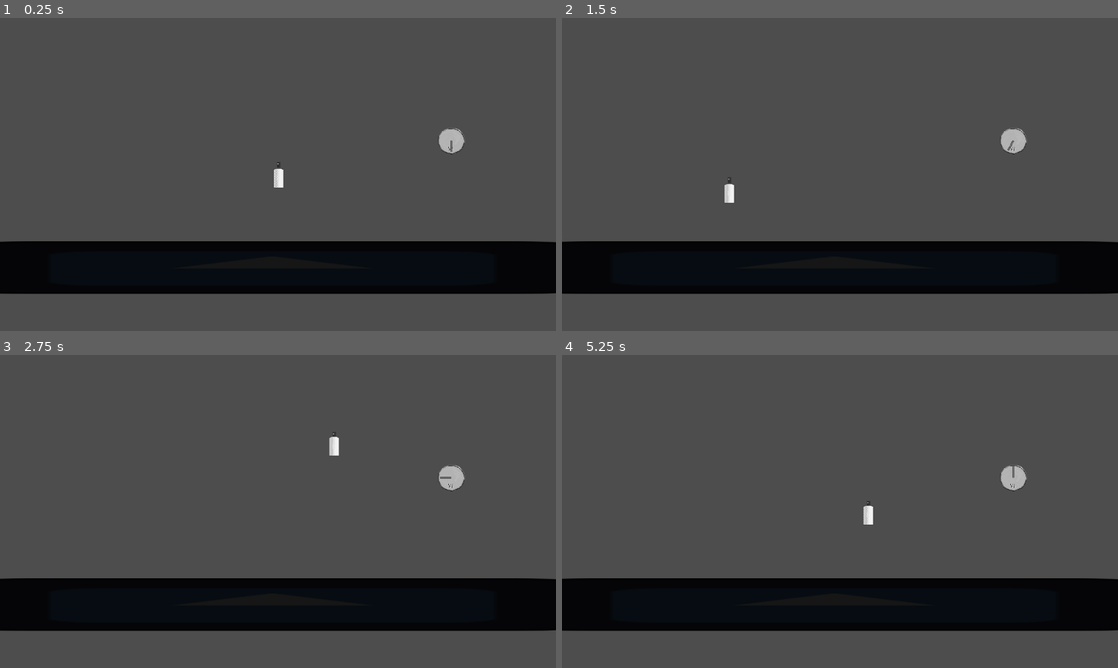
Above: before the commit, frames 1-4 (two rows, left to right).
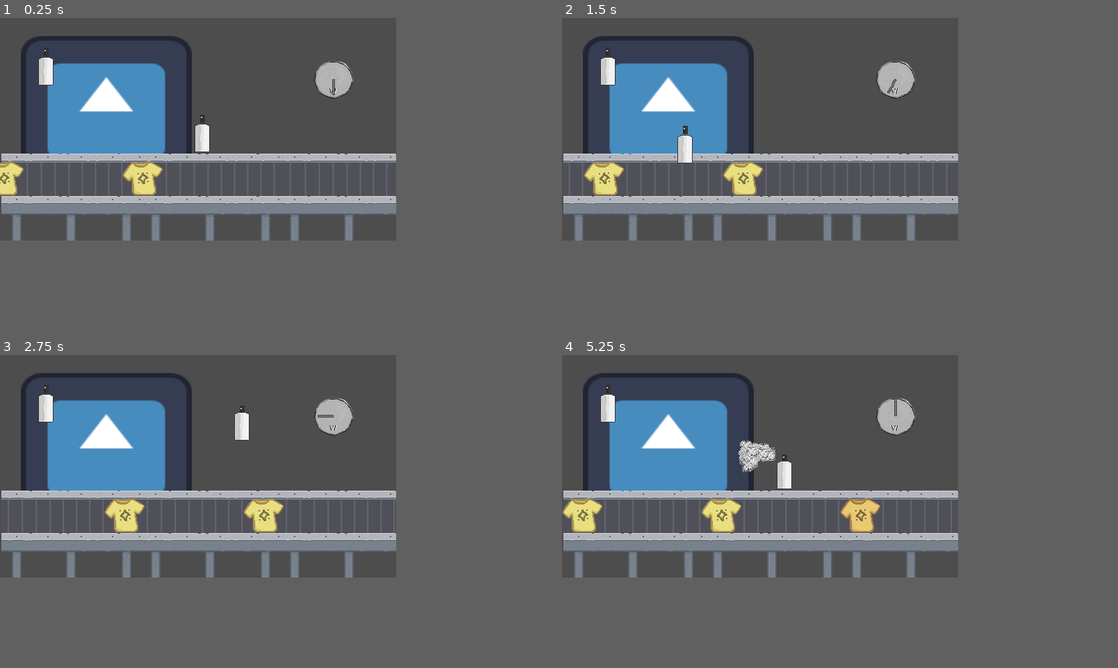
Above: after the commit, the same moments.

Repository: B1nus/chemicals-please
Game: Godot game, scene res://scenes/main.tscn
The game is run twice, just before and just after one commit, with the same random seed, the same clock (stepped at 60 frames per second) and the same inputs. The engine's default icon, where the game draws it, is replaced by a stand-in: a white triangle on a blue panel in a dark square.
Inputs (mouse positions are in pixels of both pictures, inside the frame that each line leads up to):
- Up to frame 1 (0.25 s): no input
- Up to frame 2 (1.5 s): move the mouse to (962, 158) at 0.52 s; press the mouse at (962, 158) at 0.53 s; move the mouse to (728, 190) at 1.27 s; release the mouse at (728, 190) at 1.28 s; click (728, 190) at 1.35 s
- Up to frame 3 (2.75 s): move the mouse to (333, 442) at 2.02 s; press the mouse at (333, 442) at 2.03 s
- Up to frame 4 (5.25 s): move the mouse to (812, 574) at 2.77 s; release the mouse at (812, 574) at 2.78 s; click (812, 574) at 2.85 s; move the mouse to (1006, 558) at 3.52 s; press the mouse at (1006, 558) at 3.53 s; move the mouse to (673, 464) at 4.27 s; release the mouse at (673, 464) at 4.28 s; click (673, 464) at 4.35 s; move the mouse to (867, 511) at 5.02 s; press the mouse at (867, 511) at 5.03 s
In our replay, the window is 800x450 before the commit and 570x320 after it. These sizes can differ from the game's own. Grey fills any space a smaller window leaves; there, only what the larger window draws over its background counts as a difference.

The runs differ from the first frame. In frame 1, 34% of the frame differs, in the area x 0-100%, y 5-89%; in frame 2, 35%; in frame 3, 35%; in frame 4, 36%.
Error before the commit: Cannot call method 'instantiate' on a null value. (res://scripts/conveyor_belt.gd:17)

Commit message:
Shelf

Diff:
--- a/project.godot
+++ b/project.godot
@@ -15,8 +15,14 @@
 config/features=PackedStringArray("4.4", "Forward Plus")
 config/icon="res://icon.svg"
 
+[autoload]
+
+Global="*res://scripts/global.gd"
+
 [display]
 
+window/size/viewport_width=570
+window/size/viewport_height=320
 window/stretch/mode="viewport"
 
 [input]
--- a/scenes/conveyor_belt.tscn
+++ b/scenes/conveyor_belt.tscn
@@ -1,24 +1,42 @@
-[gd_scene load_steps=4 format=3 uid="uid://qoh5gl78brur"]
+[gd_scene load_steps=6 format=3 uid="uid://qoh5gl78brur"]
 
 [ext_resource type="Script" uid="uid://bk2r37njd7vbi" path="res://scripts/conveyor_belt.gd" id="1_a4ohy"]
-[ext_resource type="Texture2D" uid="uid://bx80i8qwc1kfh" path="res://icon.svg" id="2_r4k1w"]
 [ext_resource type="AudioStream" uid="uid://24ck8hpu6i1d" path="res://assets/audio/conveyor.ogg" id="3_4dsgs"]
+[ext_resource type="Texture2D" uid="uid://bj7ki2xoox08m" path="res://assets/textures/conveyorbelt.png" id="3_it644"]
+[ext_resource type="Texture2D" uid="uid://cm0qw8f81jt4" path="res://assets/textures/conveyor_bottom.png" id="4_03uyg"]
+[ext_resource type="Texture2D" uid="uid://bxt71n204ije0" path="res://assets/textures/conveyor_top.png" id="4_it644"]
 
 [node name="ConveyorBelt" type="Node2D"]
 script = ExtResource("1_a4ohy")
 
-[node name="Sprite2D" type="Sprite2D" parent="."]
-modulate = Color(0.0885599, 0.0885599, 0.0885599, 1)
-position = Vector2(671, 1)
-scale = Vector2(10.5117, 0.851562)
-texture = ExtResource("2_r4k1w")
-
 [node name="End" type="Marker2D" parent="."]
 position = Vector2(1333, 0)
-
-[node name="Clothes" type="Node2D" parent="."]
 
 [node name="AudioStreamPlayer" type="AudioStreamPlayer" parent="."]
 stream = ExtResource("3_4dsgs")
 autoplay = true
 parameters/looping = true
+
+[node name="Belt" type="Sprite2D" parent="."]
+texture_repeat = 2
+position = Vector2(599, 4)
+texture = ExtResource("3_it644")
+region_enabled = true
+region_rect = Rect2(0, 0, 1200, 50)
+
+[node name="Bottom" type="Sprite2D" parent="."]
+texture_repeat = 2
+position = Vector2(599, 66)
+texture = ExtResource("4_03uyg")
+region_enabled = true
+region_rect = Rect2(0, 0, 1200, 94)
+
+[node name="Top" type="Sprite2D" parent="."]
+texture_filter = 1
+texture_repeat = 2
+position = Vector2(599, -28)
+texture = ExtResource("4_it644")
+region_enabled = true
+region_rect = Rect2(0, 0, 1200, 14)
+
+[node name="Clothes" type="Node2D" parent="."]
--- a/scenes/main.tscn
+++ b/scenes/main.tscn
@@ -2,9 +2,9 @@
 
 [ext_resource type="Script" uid="uid://ct3a8d0fo4njq" path="res://scripts/main.gd" id="1_h2yge"]
 [ext_resource type="PackedScene" uid="uid://qoh5gl78brur" path="res://scenes/conveyor_belt.tscn" id="1_ig7tw"]
-[ext_resource type="PackedScene" uid="uid://c0pu61plgeknt" path="res://scenes/spray_bottle.tscn" id="2_0xm2m"]
 [ext_resource type="PackedScene" uid="uid://b4j0xitll0uj8" path="res://scenes/clock.tscn" id="4_1bvp3"]
 [ext_resource type="PackedScene" uid="uid://esp3sh2kg77s" path="res://scenes/paper_scene.tscn" id="5_lquwl"]
+[ext_resource type="PackedScene" uid="uid://bxss76xputipd" path="res://scenes/shelf.tscn" id="6_tefeu"]
 
 [node name="Main" type="Control"]
 layout_mode = 3
@@ -13,14 +13,16 @@
 anchor_bottom = 1.0
 grow_horizontal = 2
 grow_vertical = 2
+mouse_filter = 2
 script = ExtResource("1_h2yge")
 day_time = 10.0
 
+[node name="Shelf" parent="." instance=ExtResource("6_tefeu")]
+position = Vector2(153, 131)
+
 [node name="ConveyorBelt" parent="." instance=ExtResource("1_ig7tw")]
-position = Vector2(-107, 516)
+position = Vector2(3, 229)
 acceleration_scale = 50.0
-
-[node name="SprayBottle" parent="." instance=ExtResource("2_0xm2m")]
 
 [node name="DayTimer" type="Timer" parent="."]
 wait_time = 30.0
@@ -32,9 +34,11 @@
 one_shot = true
 
 [node name="Clock" parent="." instance=ExtResource("4_1bvp3")]
-position = Vector2(937, 255)
+position = Vector2(482, 89)
 
 [node name="PaperScene" parent="." instance=ExtResource("5_lquwl")]
+visible = false
+z_index = 1
 layout_mode = 1
 
 [connection signal="timeout" from="DayTimer" to="." method="_on_day_timer_timeout"]
--- a/scenes/paper_scene.tscn
+++ b/scenes/paper_scene.tscn
@@ -1,6 +1,33 @@
 [gd_scene load_steps=5 format=3 uid="uid://esp3sh2kg77s"]
 
 [ext_resource type="Script" uid="uid://fynfvi5mmk8t" path="res://scripts/paper_scene.gd" id="1_1g4or"]
+
+[sub_resource type="Animation" id="Animation_1g4or"]
+length = 0.001
+tracks/0/type = "value"
+tracks/0/imported = false
+tracks/0/enabled = true
+tracks/0/path = NodePath(".:color")
+tracks/0/interp = 1
+tracks/0/loop_wrap = true
+tracks/0/keys = {
+"times": PackedFloat32Array(0),
+"transitions": PackedFloat32Array(1),
+"update": 0,
+"values": [Color(0, 0, 0, 0)]
+}
+tracks/1/type = "value"
+tracks/1/imported = false
+tracks/1/enabled = true
+tracks/1/path = NodePath("VBoxContainer/Button:modulate")
+tracks/1/interp = 1
+tracks/1/loop_wrap = true
+tracks/1/keys = {
+"times": PackedFloat32Array(0),
+"transitions": PackedFloat32Array(1),
+"update": 0,
+"values": [Color(1, 1, 1, 0)]
+}
 
 [sub_resource type="Animation" id="Animation_7g22y"]
 resource_name = "fade"
@@ -19,7 +46,7 @@
 tracks/1/type = "value"
 tracks/1/imported = false
 tracks/1/enabled = true
-tracks/1/path = NodePath("Button:modulate")
+tracks/1/path = NodePath("VBoxContainer/Button:modulate")
 tracks/1/interp = 1
 tracks/1/loop_wrap = true
 tracks/1/keys = {
@@ -27,33 +54,6 @@
 "transitions": PackedFloat32Array(1, 1),
 "update": 0,
 "values": [Color(1, 1, 1, 0), Color(1, 1, 1, 1)]
-}
-
-[sub_resource type="Animation" id="Animation_1g4or"]
-length = 0.001
-tracks/0/type = "value"
-tracks/0/imported = false
-tracks/0/enabled = true
-tracks/0/path = NodePath(".:color")
-tracks/0/interp = 1
-tracks/0/loop_wrap = true
-tracks/0/keys = {
-"times": PackedFloat32Array(0),
-"transitions": PackedFloat32Array(1),
-"update": 0,
-"values": [Color(0, 0, 0, 0)]
-}
-tracks/1/type = "value"
-tracks/1/imported = false
-tracks/1/enabled = true
-tracks/1/path = NodePath("Button:modulate")
-tracks/1/interp = 1
-tracks/1/loop_wrap = true
-tracks/1/keys = {
-"times": PackedFloat32Array(0),
-"transitions": PackedFloat32Array(1),
-"update": 0,
-"values": [Color(1, 1, 1, 0)]
 }
 
 [sub_resource type="AnimationLibrary" id="AnimationLibrary_c28eh"]
@@ -68,21 +68,23 @@
 anchor_bottom = 1.0
 grow_horizontal = 2
 grow_vertical = 2
+mouse_filter = 2
 color = Color(0, 0, 0, 0)
 script = ExtResource("1_1g4or")
+
+[node name="VBoxContainer" type="VBoxContainer" parent="."]
+layout_mode = 0
+offset_right = 40.0
+offset_bottom = 40.0
+
+[node name="Button" type="Button" parent="VBoxContainer"]
+modulate = Color(1, 1, 1, 0)
+layout_mode = 2
+text = "Go to bed"
 
 [node name="AnimationPlayer" type="AnimationPlayer" parent="."]
 libraries = {
 &"": SubResource("AnimationLibrary_c28eh")
 }
 
-[node name="Button" type="Button" parent="."]
-modulate = Color(1, 1, 1, 0)
-layout_mode = 2
-offset_left = 535.0
-offset_top = 564.0
-offset_right = 618.0
-offset_bottom = 595.0
-text = "Go to bed"
-
-[connection signal="pressed" from="Button" to="." method="_on_button_pressed"]
+[connection signal="pressed" from="VBoxContainer/Button" to="." method="_on_button_pressed"]
--- a/scenes/parti.tscn
+++ /dev/null
@@ -1,3 +0,0 @@
-[gd_scene format=3 uid="uid://bv85vgoi1jvf8"]
-
-[node name="Parti" type="GPUParticles2D"]
--- /dev/null
+++ b/scenes/shelf.tscn
@@ -0,0 +1,30 @@
+[gd_scene load_steps=5 format=3 uid="uid://bxss76xputipd"]
+
+[ext_resource type="Script" uid="uid://c17s6fi10bqm8" path="res://scripts/shelf.gd" id="1_00mi8"]
+[ext_resource type="Texture2D" uid="uid://bx80i8qwc1kfh" path="res://icon.svg" id="1_nf23d"]
+[ext_resource type="PackedScene" uid="uid://c0pu61plgeknt" path="res://scenes/spray_bottle.tscn" id="2_xj574"]
+
+[sub_resource type="RectangleShape2D" id="RectangleShape2D_viw0s"]
+size = Vector2(222, 184)
+
+[node name="Shelf" type="Node2D"]
+script = ExtResource("1_00mi8")
+
+[node name="Sprite2D" type="Sprite2D" parent="."]
+scale = Vector2(1.92188, 1.64062)
+texture = ExtResource("1_nf23d")
+
+[node name="SprayBottle" parent="." instance=ExtResource("2_xj574")]
+position = Vector2(-30, -62)
+
+[node name="SprayBottle2" parent="." instance=ExtResource("2_xj574")]
+position = Vector2(-88, -62)
+chemical = 1
+
+[node name="Area2D" type="Area2D" parent="."]
+
+[node name="CollisionShape2D" type="CollisionShape2D" parent="Area2D"]
+shape = SubResource("RectangleShape2D_viw0s")
+
+[connection signal="mouse_entered" from="Area2D" to="." method="_on_area_2d_mouse_entered"]
+[connection signal="mouse_exited" from="Area2D" to="." method="_on_area_2d_mouse_exited"]
--- a/scenes/spray_bottle.tscn
+++ b/scenes/spray_bottle.tscn
@@ -1,8 +1,17 @@
-[gd_scene load_steps=5 format=3 uid="uid://c0pu61plgeknt"]
+[gd_scene load_steps=7 format=3 uid="uid://c0pu61plgeknt"]
 
+[ext_resource type="Shader" uid="uid://bkia0f7aprcom" path="res://scripts/outline.gdshader" id="1_8tg7d"]
 [ext_resource type="Script" uid="uid://chypjcr7jrfho" path="res://scripts/spray_bottle.gd" id="1_eg0il"]
 [ext_resource type="Texture2D" uid="uid://c3dhnlxo1n628" path="res://assets/textures/spray_bottle-1.png" id="3_k0510"]
 [ext_resource type="Texture2D" uid="uid://ijd14e2n50au" path="res://assets/textures/spray_bottle-spraying.png" id="4_5pcwt"]
+
+[sub_resource type="ShaderMaterial" id="ShaderMaterial_yk2qn"]
+shader = ExtResource("1_8tg7d")
+shader_parameter/color = Color(1, 1, 1, 1)
+shader_parameter/width = 1.0
+shader_parameter/pattern = 1
+shader_parameter/inside = false
+shader_parameter/add_margins = true
 
 [sub_resource type="SpriteFrames" id="SpriteFrames_wh6ui"]
 animations = [{
@@ -19,10 +28,16 @@
 }]
 
 [node name="SprayBottle" type="Node2D"]
+texture_filter = 1
+material = SubResource("ShaderMaterial_yk2qn")
 script = ExtResource("1_eg0il")
 
 [node name="AnimatedSprite2D" type="AnimatedSprite2D" parent="."]
+use_parent_material = true
 sprite_frames = SubResource("SpriteFrames_wh6ui")
 frame_progress = 0.62678
 
 [node name="AnimationPlayer" type="AnimationPlayer" parent="."]
+
+[node name="CloudSpawner" type="Marker2D" parent="."]
+position = Vector2(-11, -23)
--- a/scenes/spraycloud.tscn
+++ b/scenes/spraycloud.tscn
@@ -1,5 +1,6 @@
-[gd_scene load_steps=3 format=3 uid="uid://ilw87vdygpma"]
+[gd_scene load_steps=4 format=3 uid="uid://ilw87vdygpma"]
 
+[ext_resource type="Script" uid="uid://8g8kagf2jdco" path="res://scripts/spraycloud.gd" id="1_0h03n"]
 [ext_resource type="Texture2D" uid="uid://b51dyjkt1regm" path="res://assets/textures/spraycloud.png" id="1_64843"]
 
 [sub_resource type="CanvasItemMaterial" id="CanvasItemMaterial_a5ji5"]
@@ -8,22 +9,30 @@
 particles_anim_v_frames = 4
 particles_anim_loop = false
 
-[node name="Node2D" type="Node2D"]
+[node name="SprayCloud" type="Node2D"]
+script = ExtResource("1_0h03n")
 
 [node name="CPUParticles2D" type="CPUParticles2D" parent="."]
+texture_filter = 1
 material = SubResource("CanvasItemMaterial_a5ji5")
+emitting = false
 amount = 32
 texture = ExtResource("1_64843")
+lifetime = 0.5
+one_shot = true
 explosiveness = 1.0
 randomness = 0.1
 lifetime_randomness = 0.1
 fixed_fps = 16
+direction = Vector2(-1, 0)
 spread = 25.0
 gravity = Vector2(0, 0)
-initial_velocity_min = 20.0
-initial_velocity_max = 60.0
+initial_velocity_min = 40.0
+initial_velocity_max = 250.0
 damping_max = 0.1
 anim_speed_min = 0.8
 anim_speed_max = 1.2
 anim_offset_min = 0.1
 anim_offset_max = 0.2
+
+[connection signal="finished" from="CPUParticles2D" to="." method="_on_cpu_particles_2d_finished"]
--- a/scripts/conveyor_belt.gd
+++ b/scripts/conveyor_belt.gd
@@ -2,14 +2,18 @@
 extends Node2D
 
 
-var clothes_scene: PackedScene = load("res://clothes.tscn")
-@export var clothes_gap = 100.0
+var clothes_scene: PackedScene = load("res://scenes/clothes.tscn")
+@export var clothes_gap = 200.0
 @onready var clothes_parent = $Clothes
 @onready var end_point = $End
 @export var speed = 100.0
 @onready var velocity = 0.0
 @export var acceleration_scale = 100.0
 var acceleration = 0.0
+const error_margin: int = 10
+
+
+signal chemicals
 
 
 func _ready() -> void:
@@ -20,6 +24,7 @@
 
 
 func _physics_process(delta: float) -> void:
+	$Belt.region_rect.position.x -= velocity * delta
 	velocity += acceleration_scale * acceleration * delta
 	velocity = clampf(velocity, 0.0, speed)
 	var min_x = INF
--- /dev/null
+++ b/scripts/global.gd
@@ -0,0 +1,19 @@
+extends Node
+
+
+var hovering_shelf: bool = false
+var chemical: Chemical = Chemical.PFAS
+var did_nothing: bool = true
+var bad_value: float = 0.0
+
+
+var bad_value_map: Dictionary[Chemical, float] = {
+	Chemical.PFAS: 0.1,
+	Chemical.BEEWAX: 0.0,
+}
+
+
+enum Chemical {
+	PFAS,
+	BEEWAX,
+}
--- a/scripts/main.gd
+++ b/scripts/main.gd
@@ -6,11 +6,12 @@
 @onready var clock: Clock = $Clock
 @onready var day_timer = $DayTimer
 @onready var wait_timer = $WaitTimer
-@export var day_time: float = 30.0
+@export var day_time: float = 60.0
 
 
 func _ready() -> void:
 	paper_scene.restart.connect(start_day)
+	paper_scene.reset()
 	start_day()
 
 
@@ -19,9 +20,12 @@
 
 
 func start_day() -> void:
-	paper_scene.reset()
+	Input.set_mouse_mode(Input.MOUSE_MODE_HIDDEN)
+	paper_scene.fade_out()
 	conveyor.speed_up()
 	day_timer.start(day_time)
+	Global.bad_value = 0.0
+	Global.did_nothing = true
 
 
 func _on_day_timer_timeout() -> void:
@@ -30,4 +34,5 @@
 
 
 func _on_wait_timer_timeout() -> void:
+	Input.set_mouse_mode(Input.MOUSE_MODE_VISIBLE)
 	paper_scene.fade()
--- /dev/null
+++ b/scripts/outline.gdshader
@@ -0,0 +1,62 @@
+shader_type canvas_item;
+
+uniform vec4 color : source_color = vec4(1.0);
+uniform float width : hint_range(0, 10) = 1.0;
+uniform int pattern : hint_range(0, 2) = 0; // diamond, circle, square
+uniform bool inside = false;
+uniform bool add_margins = true; // only useful when inside is false
+
+void vertex() {
+	if (add_margins) {
+		VERTEX += (UV * 2.0 - 1.0) * width;
+	}
+}
+
+bool hasContraryNeighbour(vec2 uv, vec2 texture_pixel_size, sampler2D texture) {
+	for (float i = -ceil(width); i <= ceil(width); i++) {
+		float x = abs(i) > width ? width * sign(i) : i;
+		float offset;
+
+		if (pattern == 0) {
+			offset = width - abs(x);
+		} else if (pattern == 1) {
+			offset = floor(sqrt(pow(width + 0.5, 2) - x * x));
+		} else if (pattern == 2) {
+			offset = width;
+		}
+
+		for (float j = -ceil(offset); j <= ceil(offset); j++) {
+			float y = abs(j) > offset ? offset * sign(j) : j;
+			vec2 xy = uv + texture_pixel_size * vec2(x, y);
+
+			if ((xy != clamp(xy, vec2(0.0), vec2(1.0)) || texture(texture, xy).a <= 0.0) == inside) {
+				return true;
+			}
+		}
+	}
+
+	return false;
+}
+
+void fragment() {
+	vec2 uv = UV;
+
+	if (add_margins) {
+		vec2 texture_pixel_size = vec2(1.0) / (vec2(1.0) / TEXTURE_PIXEL_SIZE + vec2(width * 2.0));
+
+		uv = (uv - texture_pixel_size * width) * TEXTURE_PIXEL_SIZE / texture_pixel_size;
+
+		if (uv != clamp(uv, vec2(0.0), vec2(1.0))) {
+			COLOR.a = 0.0;
+		} else {
+			COLOR = texture(TEXTURE, uv);
+		}
+	} else {
+		COLOR = texture(TEXTURE, uv);
+	}
+
+	if ((COLOR.a > 0.0) == inside && hasContraryNeighbour(uv, TEXTURE_PIXEL_SIZE, TEXTURE)) {
+		COLOR.rgb = inside ? mix(COLOR.rgb, color.rgb, color.a) : color.rgb;
+		COLOR.a += (1.0 - COLOR.a) * color.a;
+	}
+}
--- a/scripts/paper_scene.gd
+++ b/scripts/paper_scene.gd
@@ -3,6 +3,13 @@
 
 
 signal restart
+var on: bool = false
+
+
+func fade_out() -> void:
+	if on:
+		$AnimationPlayer.play_backwards("fade")
+		on = false
 
 
 func reset() -> void:
@@ -11,6 +18,9 @@
 
 func fade() -> void:
 	$AnimationPlayer.play("fade")
+	on = true
+	print(Global.did_nothing, Global.bad_value)
+	show()
 
 
 func _on_button_pressed() -> void:
--- /dev/null
+++ b/scripts/shelf.gd
@@ -0,0 +1,9 @@
+extends Node2D
+
+
+func _on_area_2d_mouse_entered() -> void:
+	Global.hovering_shelf = true
+
+
+func _on_area_2d_mouse_exited() -> void:
+	Global.hovering_shelf = false
--- a/scripts/shirt.gd
+++ b/scripts/shirt.gd
@@ -2,10 +2,13 @@
 extends Node2D
 
 
-@export var click_distance: float = 30
-var clicked = false
+@export var click_distance: float = 60
+@export var click_offset: Vector2 = Vector2(-70, -5)
 
 
 func _process(delta: float) -> void:
-	if Input.is_action_just_pressed("click") and get_global_mouse_position().distance_to(global_position) < click_distance:
-		clicked = true
+	if Input.is_action_just_pressed("click") and (get_global_mouse_position() + click_offset).distance_to(global_position) < click_distance:
+		Global.bad_value += Global.bad_value_map[Global.chemical]
+		Global.did_nothing = false
+		modulate.g -= 0.1
+		modulate.b -= 0.1
--- a/scripts/spray_bottle.gd
+++ b/scripts/spray_bottle.gd
@@ -1,6 +1,26 @@
 extends Node2D
 
 
+@onready var spray_cloud: PackedScene = load("res://scenes/spraycloud.tscn")
+@onready var cloud_spawner = $CloudSpawner
+@export var chemical: Global.Chemical
+@onready var shelf_position = global_position
+const click_distance: float = 40.0
+@export var offset: Vector2 = Vector2(5, 5)
+
+
 func _process(delta: float) -> void:
-	global_position = get_global_mouse_position()
-	$AnimatedSprite2D.frame = Input.is_action_pressed("click")
+	$AnimatedSprite2D.use_parent_material = false
+	if Global.chemical == chemical:
+		z_index = 1
+		global_position = get_global_mouse_position() + offset
+		if Input.is_action_just_pressed("click") and not Global.hovering_shelf:
+			cloud_spawner.add_child(spray_cloud.instantiate())
+		$AnimatedSprite2D.frame = Input.is_action_pressed("click") and not Global.hovering_shelf
+	else:
+		z_index = 0
+		global_position = shelf_position
+		if global_position.distance_to(get_global_mouse_position()) < click_distance:
+			$AnimatedSprite2D.use_parent_material = true
+			if Input.is_action_just_pressed("click"):
+				Global.chemical = chemical
--- /dev/null
+++ b/scripts/spraycloud.gd
@@ -0,0 +1,10 @@
+class_name SprayCloud
+extends Node2D
+
+
+func _ready() -> void:
+	$CPUParticles2D.emitting = true
+
+
+func _on_cpu_particles_2d_finished() -> void:
+	queue_free()
Not shown, added: assets/textures/conveyor_bottom.png.import
Not shown, added: assets/textures/conveyor_top.png.import
Not shown, added: assets/textures/conveyorbelt.png.import
Not shown, added: assets/textures/tshirt_white.png.import
Not shown, added: scripts/global.gd.uid
Not shown, added: scripts/outline.gdshader.uid
Not shown, added: scripts/shelf.gd.uid
Not shown, added: scripts/spraycloud.gd.uid
